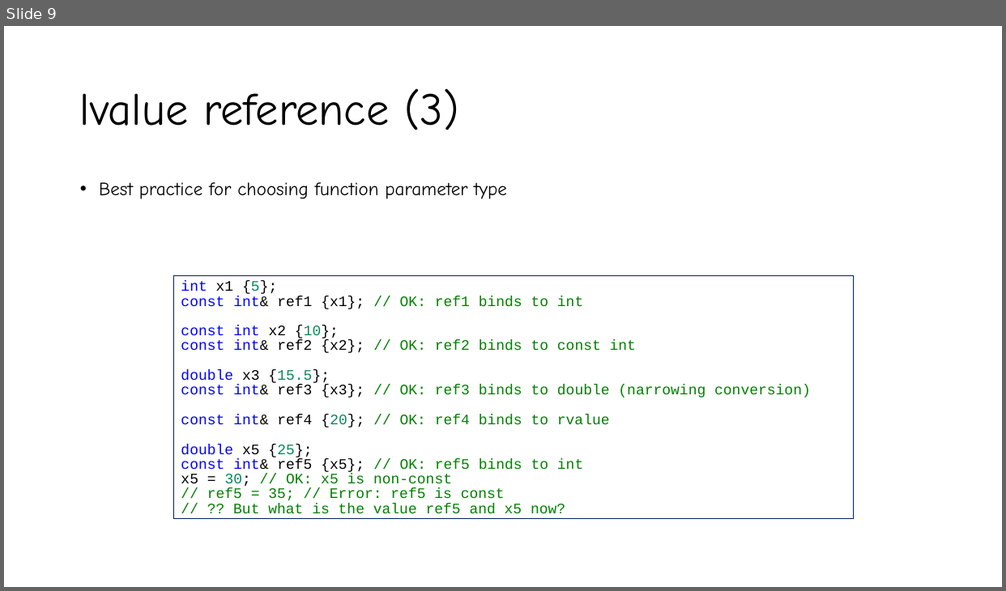
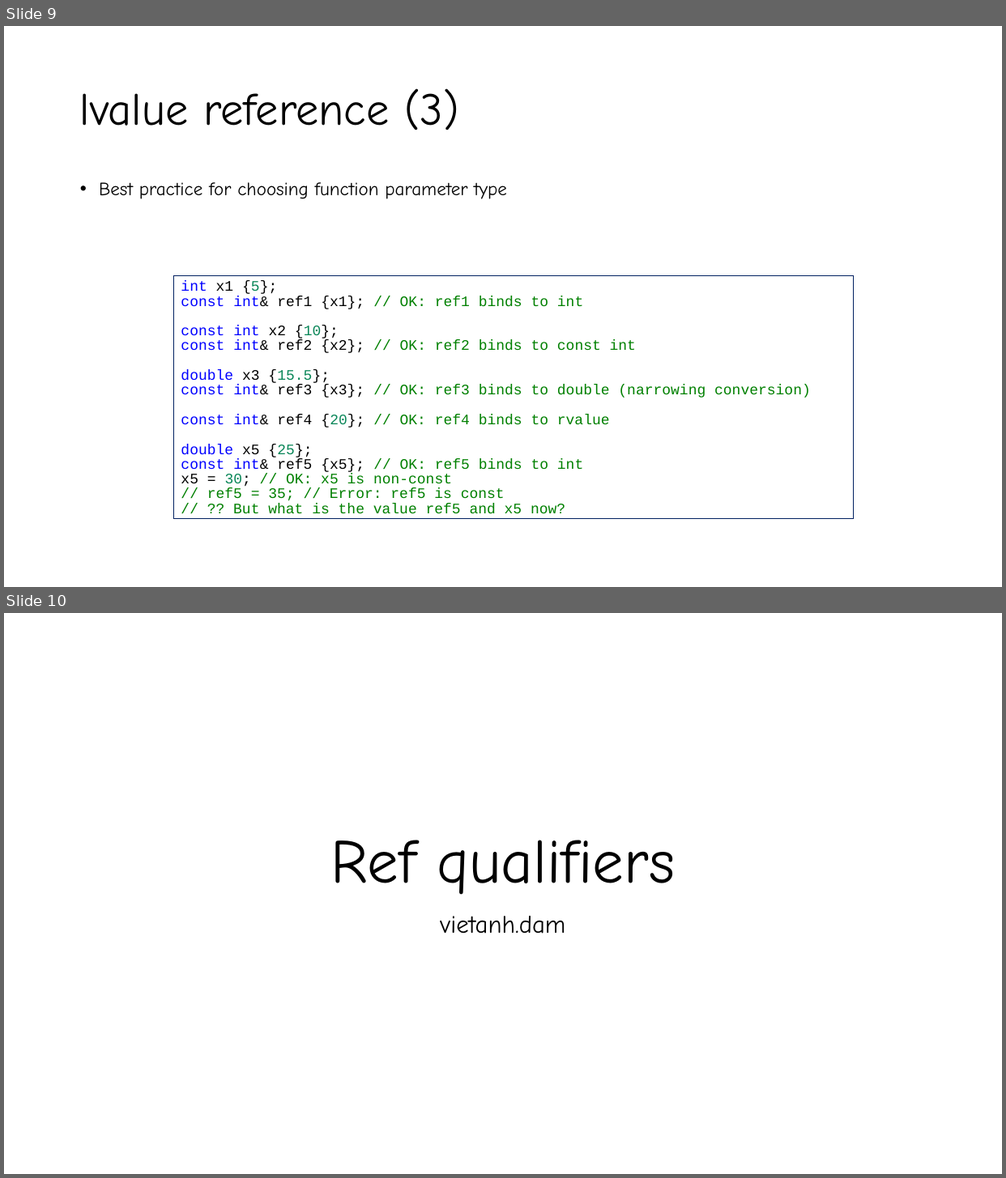
Before and after one commit to Anh26535D/cpp, a slide deck: slide/value_category_and_move_semantic.pptx. Shown one above the other, each under a label of ours: slide 9 before the commit, slides 9 and 10 after it. The pictures are 1006x591 and 1006x1178 pixels, drawn with LibreOffice and Linux fonts; fonts in the diff are those of the drawing. Boxes give left, top, right and bottom in pixels: in the first picture for what was removed or moved away, otherwise in the second. Text is boxed around its words. In the diff, an @@ line names an element or a change of style, - is before the commit and + after.

```diff
--- a/slide/value_category_and_move_semantic.pptx
+++ b/slide/value_category_and_move_semantic.pptx
@@ slide 10 added at box(4, 613, 1002, 1174), background #FFFFFF @@
@@ title added at box(331, 840, 675, 895), 60 pt, text #000000 @@
+Ref qualifiers
@@ subtitle added at box(440, 916, 565, 934), 24 pt, text #000000 @@
+vietanh.dam
```
Also in this commit, not shown: 3 other slides added.
